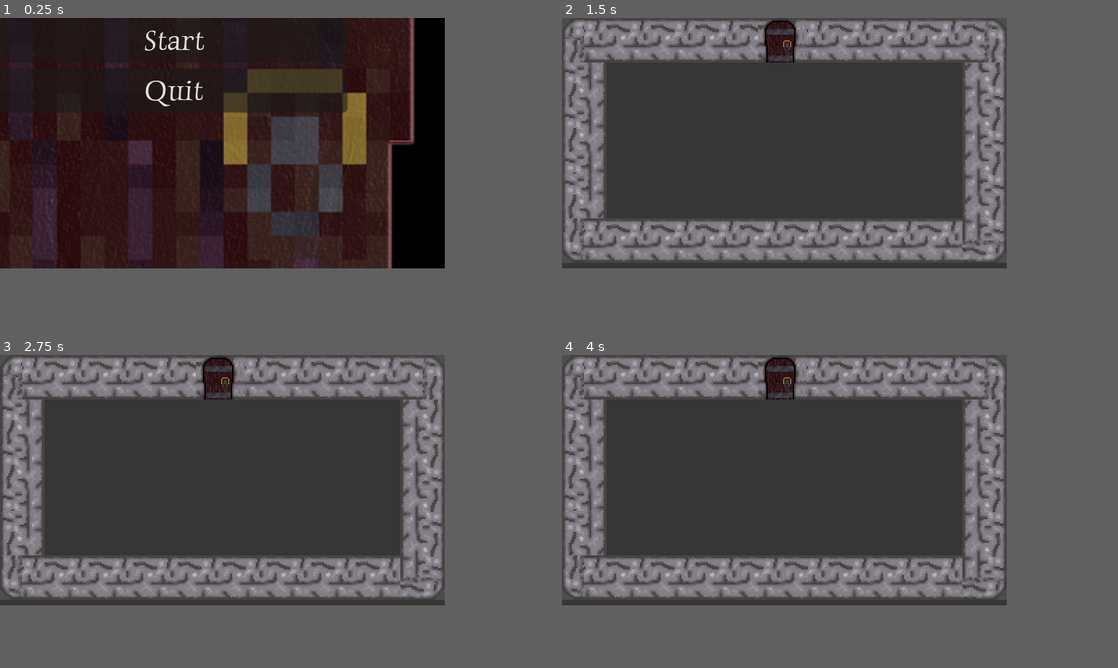
Above: before the commit, frames 1-4 (two rows, left to right).
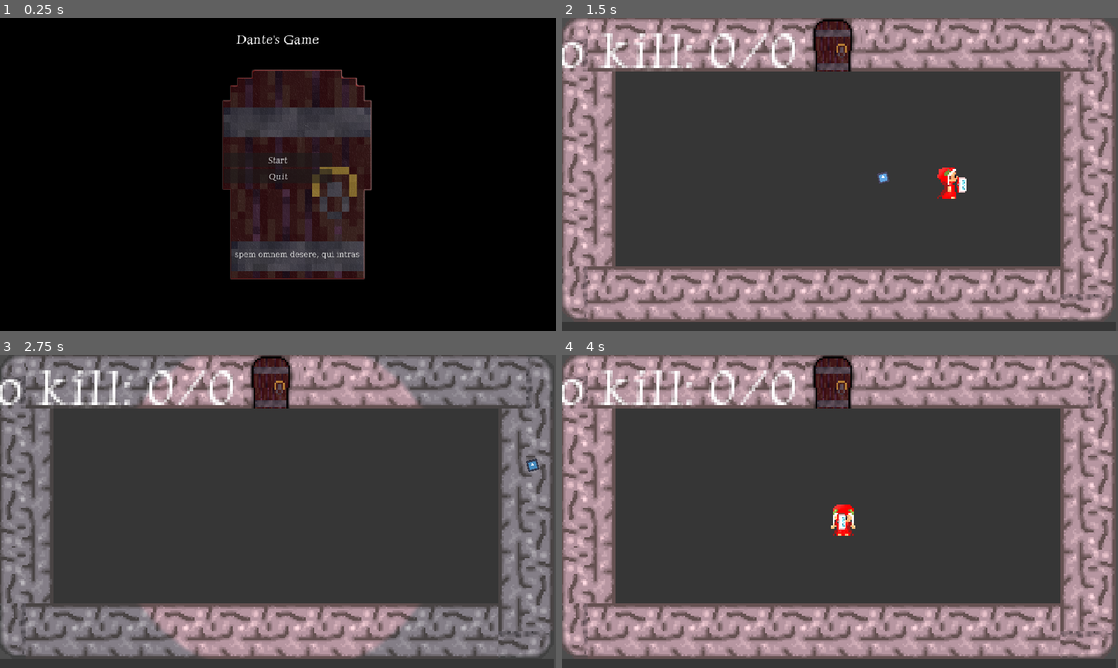
Above: after the commit, the same moments.

Repository: Ivan29020/Dantes-Reinterpretation
Game: Godot game, scene res://Menu/menu.tscn
Two runs of this game, one before a commit and one after it. Both use one fixed random seed, a clock stepped at 60 frames per second and the inputs below. The engine's default icon, where the game draws it, is replaced by a stand-in: a white triangle on a blue panel in a dark square.
Inputs (mouse positions are in pixels of both pictures, inside the frame that each line leads up to):
- Up to frame 1 (0.25 s): no input
- Up to frame 2 (1.5 s): click "Start" at 0.5 s; tap Enter (ui_accept) at 1.25 s; move the mouse to (884, 130) at 1.27 s; press the mouse at (884, 130) at 1.28 s; hold Right (button_right) from 1.28 s (still down)
- Up to frame 3 (2.75 s): tap Enter (ui_accept) at 1.52, 1.82, 2.27, 2.57 s; tap Shift (button2) at 1.55, 2.1 s; move the mouse to (133, 492) at 2.02 s; release Right (button_right) at 2.03 s; release the mouse at (133, 492) at 2.03 s; hold Down (button_down) from 2.03 s (still down); tap E (button3, bound only after the commit) at 2.3 s
- Up to frame 4 (4 s): move the mouse to (828, 423) at 2.77 s; release Down (button_down) at 2.78 s; hold Right (button_right) 2.78-3.5 s; hold Enter (ui_accept) 2.78-3.5 s; tap E (button3, bound only after the commit) at 2.85 s; click (784, 467) at 3.5 s, where only the run after the commit has a clickable "Start"
In our replay, the window is 640x360 before the commit and 800x450 after it. These sizes can differ from the game's own. Grey fills any space a smaller window leaves; there, only what the larger window draws over its background counts as a difference.

The runs differ from the first frame. In frame 1, 52% of the frame differs, in the area x 0-75%, y 0-84%; in frame 2, 57%, in the area x 0-100%, y 0-98%; in frame 3, 47%; in frame 4, 56%.

Commit message:
Globali e rotazione pixel art

Diff:
--- a/Giocatore/Giocatore.gd
+++ b/Giocatore/Giocatore.gd
@@ -8,13 +8,12 @@
 #Movimento giocatore
 func _physics_process(delta):
 	var vel_attuale = SPEED
-	if Input.is_action_pressed("ui_accept"):
+	if Input.is_action_pressed("button2"):
 		vel_attuale = SPEED * RALLENTAMENTO
 	var movement = Vector2()
-	movement.x = Input.get_axis("ui_left","ui_right")
-	movement.y = Input.get_axis("ui_up","ui_down")
+	movement.x = Input.get_axis("button_left","button_right")
+	movement.y = Input.get_axis("button_up","button_down")
 	movement = movement.normalized()
-
 
 	update_animation(movement)
 
--- a/Giocatore/Input_armi.gd
+++ b/Giocatore/Input_armi.gd
@@ -6,5 +6,5 @@
 
 	var dir = (get_global_mouse_position() - global_position).normalized()
 
-	if Input.is_action_pressed("ui_accept"):
+	if Input.is_action_pressed("button1"):
 		get_node(arma).spara(dir)
--- a/Menu/Menu.gd
+++ b/Menu/Menucode.gd
@@ -1,8 +1,10 @@
 extends Control
+
+func _ready():
+	Global.scene_changed()
 
 func _on_start_pressed():
 	get_tree().change_scene_to_file("res://Scena/piano_1.tscn")
 
-
 func _on_quit_pressed():
 	get_tree().quit()
--- a/Menu/menu.tscn
+++ b/Menu/menu.tscn
@@ -1,6 +1,6 @@
 [gd_scene load_steps=4 format=3 uid="uid://dsbjduvexykmn"]
 
-[ext_resource type="Script" path="res://Menu/menu.gd" id="1_fk42t"]
+[ext_resource type="Script" path="res://Menu/Menucode.gd" id="1_76ppg"]
 [ext_resource type="Texture2D" uid="uid://0yaokghglsym" path="res://Grafiche/Background.png" id="2_h0ae6"]
 [ext_resource type="FontFile" uid="uid://dtkns46skkw" path="res://Grafiche/font/LuxuriousRoman-Regular.ttf" id="3_mr5mf"]
 
@@ -11,21 +11,32 @@
 anchor_bottom = 1.0
 grow_horizontal = 2
 grow_vertical = 2
-script = ExtResource("1_fk42t")
+script = ExtResource("1_76ppg")
 
 [node name="TextureRect" type="TextureRect" parent="."]
-layout_mode = 0
-offset_left = -878.0
-offset_top = -486.0
-offset_right = 1042.0
-offset_bottom = 594.0
+layout_mode = 1
+anchors_preset = 8
+anchor_left = 0.5
+anchor_top = 0.5
+anchor_right = 0.5
+anchor_bottom = 0.5
+offset_left = -960.0
+offset_top = -540.0
+offset_right = 960.0
+offset_bottom = 540.0
+grow_horizontal = 2
+grow_vertical = 2
 texture = ExtResource("2_h0ae6")
 
 [node name="Label" type="Label" parent="."]
-layout_mode = 0
-offset_top = -119.0
-offset_right = 250.0
-offset_bottom = -19.0
+layout_mode = 1
+anchors_preset = 5
+anchor_left = 0.5
+anchor_right = 0.5
+offset_left = -125.0
+offset_right = 125.0
+offset_bottom = 100.0
+grow_horizontal = 2
 theme_override_fonts/font = ExtResource("3_mr5mf")
 theme_override_font_sizes/font_size = 30
 text = "Dante's Game"
@@ -33,9 +44,18 @@
 vertical_alignment = 1
 
 [node name="MarginContainer" type="MarginContainer" parent="."]
-layout_mode = 0
-offset_right = 250.0
-offset_bottom = 100.0
+layout_mode = 1
+anchors_preset = 8
+anchor_left = 0.5
+anchor_top = 0.5
+anchor_right = 0.5
+anchor_bottom = 0.5
+offset_left = -125.0
+offset_top = -50.0
+offset_right = 125.0
+offset_bottom = 50.0
+grow_horizontal = 2
+grow_vertical = 2
 
 [node name="VBoxContainer" type="VBoxContainer" parent="MarginContainer"]
 layout_mode = 2
--- a/Scena/Area2D1.gd
+++ b/Scena/Area2D1.gd
@@ -3,15 +3,16 @@
 
 var entered = false
 
+func _ready():
+	Global.scene_changed()
+
 func _on_body_entered(body: PhysicsBody2D):
 	entered = true
-
 
 func _on_body_exited(body):
 	entered = false
 
-
 func _process(delta):
 	if entered == true:
-		if Input.is_action_just_pressed("ui_accept"):
+		if Input.is_action_just_pressed("button3"):
 			get_tree().change_scene_to_file("res://Scena/piano_2.tscn")
--- a/Scena/piano_1.tscn
+++ b/Scena/piano_1.tscn
@@ -1,36 +1,26 @@
-[gd_scene load_steps=6 format=3 uid="uid://dn37x3ltlsvbv"]
+[gd_scene load_steps=5 format=3 uid="uid://dn37x3ltlsvbv"]
 
 [ext_resource type="PackedScene" uid="uid://bvybju4b7efsr" path="res://Scena/tile_map.tscn" id="1_5rgdw"]
 [ext_resource type="Script" path="res://Scena/Area2D1.gd" id="2_64pfk"]
-[ext_resource type="Script" path="res://Test/Dante.gd" id="3_44bh0"]
+[ext_resource type="PackedScene" uid="uid://cdim5rvmj2t2n" path="res://Giocatore/dante.tscn" id="3_cwr6g"]
 
 [sub_resource type="CircleShape2D" id="CircleShape2D_b2fsr"]
 radius = 24.0208
-
-[sub_resource type="CapsuleShape2D" id="CapsuleShape2D_a8v7o"]
-radius = 6.0
-height = 20.0
 
 [node name="Piano 1" type="Node2D"]
 
 [node name="TileMap" parent="." instance=ExtResource("1_5rgdw")]
 
 [node name="Area2D" type="Area2D" parent="."]
+collision_layer = 32
 script = ExtResource("2_64pfk")
 
 [node name="CollisionShape2D" type="CollisionShape2D" parent="Area2D"]
 position = Vector2(157, 23)
 shape = SubResource("CircleShape2D_b2fsr")
 
-[node name="CharacterBody2D" type="CharacterBody2D" parent="."]
-position = Vector2(1, 0)
-script = ExtResource("3_44bh0")
-
-[node name="Sprite2D" type="Sprite2D" parent="CharacterBody2D"]
-
-[node name="CollisionShape2D" type="CollisionShape2D" parent="CharacterBody2D"]
-position = Vector2(0, -1)
-shape = SubResource("CapsuleShape2D_a8v7o")
+[node name="Giocatore" parent="." instance=ExtResource("3_cwr6g")]
+position = Vector2(163, 97)
 
 [connection signal="body_entered" from="Area2D" to="Area2D" method="_on_body_entered"]
 [connection signal="body_exited" from="Area2D" to="Area2D" method="_on_body_exited"]
--- a/Scena/piano_2.tscn
+++ b/Scena/piano_2.tscn
@@ -1,7 +1,12 @@
-[gd_scene load_steps=2 format=3 uid="uid://bmhrf4osns7em"]
+[gd_scene load_steps=3 format=3 uid="uid://bmhrf4osns7em"]
 
 [ext_resource type="PackedScene" uid="uid://bvybju4b7efsr" path="res://Scena/tile_map.tscn" id="1_jxg6y"]
+[ext_resource type="PackedScene" uid="uid://cdim5rvmj2t2n" path="res://Giocatore/dante.tscn" id="2_qgci3"]
 
 [node name="piano 2" type="Node2D"]
+metadata/_edit_vertical_guides_ = []
 
 [node name="TileMap" parent="." instance=ExtResource("1_jxg6y")]
+
+[node name="Giocatore" parent="." instance=ExtResource("2_qgci3")]
+position = Vector2(151, 81)
--- a/Scena/tile_map.tscn
+++ b/Scena/tile_map.tscn
@@ -11,6 +11,8 @@
 [ext_resource type="Texture2D" uid="uid://cj7wh1spyc61" path="res://Grafiche/Stanze/Muro lato sinistro.png" id="9_rxbq4"]
 [ext_resource type="Texture2D" uid="uid://d1uaivvn3njep" path="res://Grafiche/Stanze/Porta.png" id="10_twfrm"]
 [ext_resource type="Texture2D" uid="uid://beos3toc4ngib" path="res://Grafiche/Stanze/Porta muro pavimento.png" id="11_158lv"]
+[ext_resource type="PackedScene" uid="uid://c81usjbg52chb" path="res://Sistemi/Killcounter.tscn" id="12_8i20f"]
+[ext_resource type="PackedScene" uid="uid://dcwyiqaqurb7y" path="res://Sistemi/restrizione.tscn" id="13_kyb7u"]
 
 [sub_resource type="TileSetAtlasSource" id="TileSetAtlasSource_2qsvd"]
 texture = ExtResource("1_qqos3")
@@ -96,5 +98,13 @@
 
 [node name="PortaMuroPavimento" type="Sprite2D" parent="."]
 position = Vector2(157, 16)
-scale = Vector2(1, 1)
 texture = ExtResource("11_158lv")
+
+[node name="Killcounter" parent="." instance=ExtResource("12_8i20f")]
+
+[node name="Restrizione" parent="." instance=ExtResource("13_kyb7u")]
+position = Vector2(165, 87)
+
+[node name="Camera2D" type="Camera2D" parent="."]
+position = Vector2(161, 91)
+zoom = Vector2(4, 4)
--- /dev/null
+++ b/Sistemi/Global.gd
@@ -0,0 +1,12 @@
+extends Node2D
+
+var Giocatore
+var Restrizione
+var Killcount
+
+func scene_changed():
+	if !get_tree().current_scene.name == "Menu":
+		var tree = get_tree().current_scene
+		Giocatore = tree.get_node("Giocatore")
+		Restrizione = tree.get_node("TileMap").get_node("Restrizione")
+		Killcount = tree.get_node("TileMap").get_node("Killcounter")
--- a/Sistemi/Killcounter.gd
+++ b/Sistemi/Killcounter.gd
@@ -4,9 +4,6 @@
 var obbiettivo : int = 10 : set = aggiorna_obbiettivo
 
 signal obbiettivo_raggiunto(raggiunto : bool)
-
-func _ready():
-	$Label.text = "Enemies to kill: " + str(punteggio) + "/" + str(obbiettivo)
 
 func aggiorna_punteggio(nuovo):
 	punteggio += nuovo
--- a/Sistemi/Killcounter.tscn
+++ b/Sistemi/Killcounter.tscn
@@ -10,6 +10,7 @@
 anchor_bottom = 1.0
 grow_horizontal = 2
 grow_vertical = 2
+size_flags_vertical = 0
 script = ExtResource("1_0fphk")
 
 [node name="Label" type="Label" parent="."]
--- /dev/null
+++ b/Sistemi/global.tscn
@@ -0,0 +1,6 @@
+[gd_scene load_steps=2 format=3 uid="uid://bk1tsd2dtceya"]
+
+[ext_resource type="Script" path="res://Sistemi/Global.gd" id="1_gjs85"]
+
+[node name="Global" type="Node2D"]
+script = ExtResource("1_gjs85")
--- a/Sistemi/restrizione.tscn
+++ b/Sistemi/restrizione.tscn
@@ -4,9 +4,10 @@
 [ext_resource type="Texture2D" uid="uid://gl8rtvheckpa" path="res://Grafiche/circle.png" id="2_tcv8d"]
 
 [sub_resource type="CircleShape2D" id="CircleShape2D_s31gh"]
-radius = 400.0
+radius = 100.0
 
-[node name="Area2D" type="Area2D"]
+[node name="Restrizione" type="Area2D"]
+z_index = 1
 collision_layer = 0
 script = ExtResource("1_tsfft")
 
@@ -29,4 +30,5 @@
 
 [connection signal="body_entered" from="." to="." method="_on_body_entered"]
 [connection signal="body_exited" from="." to="." method="_on_body_exited"]
+[connection signal="timeout" from="restriction_tick" to="." method="_on_restriction_tick_timeout"]
 [connection signal="timeout" from="timer_morte" to="." method="_on_timer_morte_timeout"]
--- a/Sistemi/restrizione_spazio.gd
+++ b/Sistemi/restrizione_spazio.gd
@@ -1,7 +1,7 @@
 extends Area2D
 
-var max_dimensione : int = 400
-var dimensione : int = 400 : set = cambia_dimensione;
+var max_dimensione : int = 100
+var dimensione : int = 100 : set = cambia_dimensione;
 var velocita_restrizione : float = 0.5
 
 const PERCENTUALE_MODALITA_HARD = 0.35
@@ -12,21 +12,24 @@
 func cambia_dimensione(dim : int):
 	dimensione += dim
 	$CollisionShape2D.shape.radius = dimensione
-	$PointLight2D.Texture_scale = dimensione/50
+	$PointLight2D.texture_scale = dimensione/50
 	hard_mode_threshold.emit(dimensione < max_dimensione * PERCENTUALE_MODALITA_HARD)
 	if dimensione < max_dimensione * PERCENTUALE_MODALITA_HARD:
-		$PointLight2D.Color = Color(0.96,1.0,0.66,1)
+		$PointLight2D.color = Color(0.96,1.0,0.66,1)
 	else:
-		$PointLight2D.Color = Color(0.96,0.47,0.48,1)
+		$PointLight2D.color = Color(0.96,0.47,0.48,1)
 
 func _on_restriction_tick_timeout():
 	cambia_dimensione(-velocita_restrizione)
 
+
 func _on_body_exited(body):
-	$timer_morte.start()
+	if body == Global.Giocatore:
+		$timer_morte.start()
 
 func _on_body_entered(body):
-	$timer_morte.stop()
+	if body == Global.Giocatore:
+		$timer_morte.stop()
 
 func _on_timer_morte_timeout():
 	# Codice per il game over
--- a/project.godot
+++ b/project.godot
@@ -15,10 +15,14 @@
 config/features=PackedStringArray("4.1", "GL Compatibility")
 config/icon="res://Test/icon.svg"
 
+[autoload]
+
+Global="*res://Sistemi/global.tscn"
+
 [display]
 
-window/size/viewport_width=320
-window/size/viewport_height=180
+window/size/viewport_width=1280
+window/size/viewport_height=720
 window/stretch/mode="canvas_items"
 
 [input]
@@ -89,6 +93,11 @@
 "events": [Object(InputEventKey,"resource_local_to_scene":false,"resource_name":"","device":0,"window_id":0,"alt_presse …(181 unchanged characters)…
 ]
 }
+button3={
+"deadzone": 0.5,
+"events": [Object(InputEventKey,"resource_local_to_scene":false,"resource_name":"","device":-1,"window_id":0,"alt_pressed":false,"shift_pressed":false,"ctrl_pressed":false,"meta_pressed":false,"pressed":false,"keycode":0,"physical_keycode":69,"key_label":0,"unicode":101,"echo":false,"script":null)
+]
+}
 
 [layer_names]
 
Not shown: 1 places in Scena/tile_map.tscn that only renumber resources
